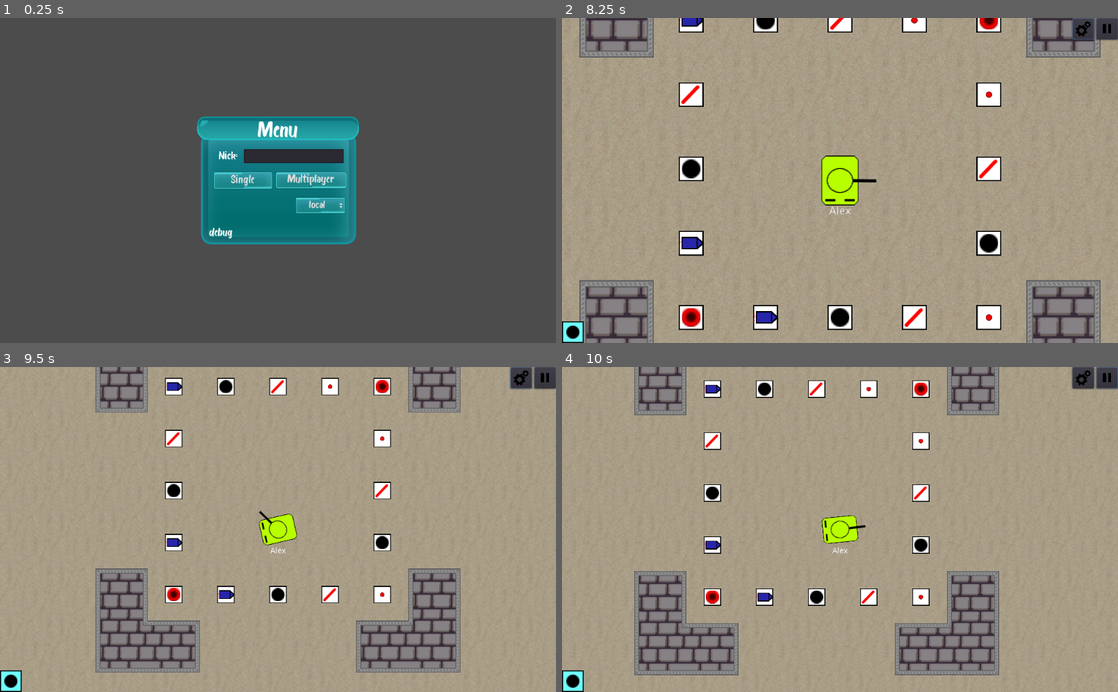
Above: before the commit, frames 1-4 (two rows, left to right).
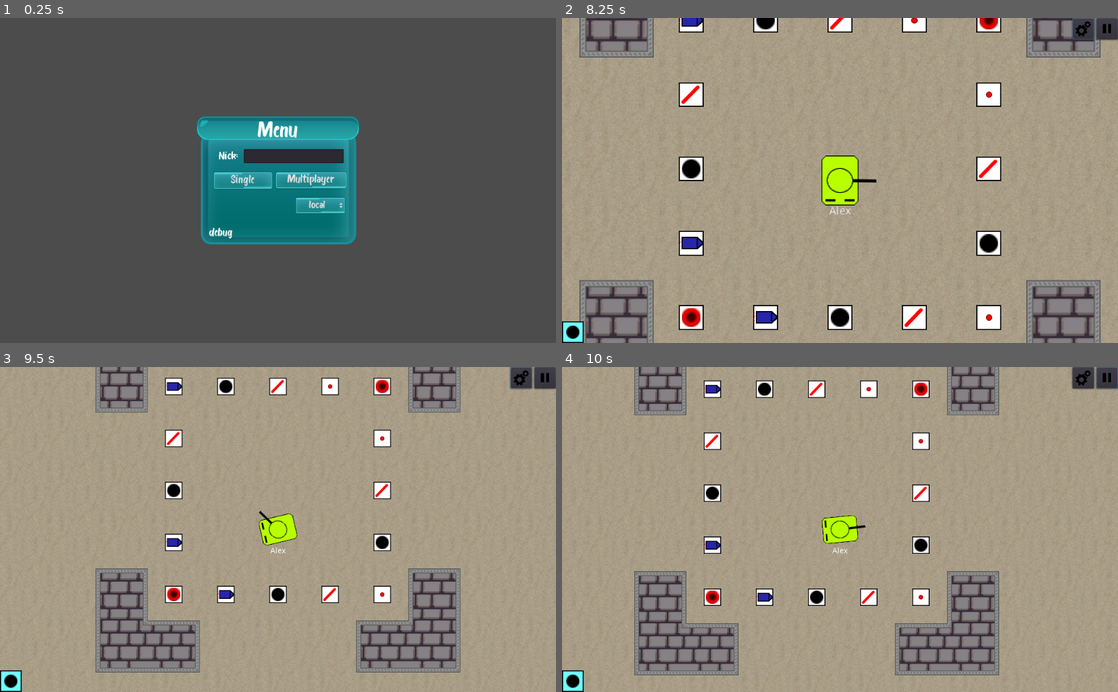
Above: after the commit, the same moments.

Repository: mm-102/godot_tanks
Game: Godot game, scene res://GameModeMaster.tscn
The game is run twice, just before and just after one commit, with the same random seed, the same clock (stepped at 60 frames per second) and the same inputs.
Inputs (mouse positions are in pixels of both pictures, inside the frame that each line leads up to):
- Up to frame 1 (0.25 s): no input
- Up to frame 2 (8.25 s): click (856, 154) at 0.52 s; type "Alex" at 0.6 s; click "Single" at 1.25 s; click (1084, 27) at 2 s; click (1106, 27) at 2.75 s; tap Enter at 3.5, 8 s; move the mouse to (962, 164) at 3.52 s; hold D (p_right) 3.53-4.28 s; hold Tab (Scoreboard) 3.53-4.28 s; move the mouse to (728, 196) at 4.27 s; hold S (p_backward) 4.28-5.03 s; click (728, 196) at 4.35 s; move the mouse to (895, 109) at 5.02 s; hold D (p_right) 5.03-5.78 s; tap Mouse wheel up (p_zoom_in) at 5.1, 8.1 s; move the mouse to (812, 245) at 5.77 s; hold W (p_forward) 5.78-6.53 s; tap Mouse wheel down (p_zoom_out) at 5.85 s; move the mouse to (1006, 229) at 6.52 s; hold Tab (Scoreboard) 6.53-7.28 s; hold A (p_left) 6.53-8.03 s; tap Space at 7.25 s; move the mouse to (673, 131) at 7.27 s; click (673, 131) at 7.35 s; move the mouse to (867, 180) at 8.02 s; hold S (p_backward) from 8.03 s (still down)
- Up to frame 3 (9.5 s): move the mouse to (194, 448) at 8.77 s; release S (p_backward) at 8.78 s; hold D (p_right) from 8.78 s (still down); tap Mouse wheel down (p_zoom_out) at 8.85 s
- Up to frame 4 (10 s): move the mouse to (962, 513) at 9.52 s; release D (p_right) at 9.53 s; hold W (p_forward) from 9.53 s (still down); hold Tab (Scoreboard) from 9.53 s (still down)

The runs differ from the first frame. In frame 1, less than 0.1% of the frame differs, in the area x 39-43%, y 41-44%; in frame 2, 0.5%; in frame 3, 0.6%, in the area x 18-94%, y 3-82%; in frame 4, 0.5%.

Commit message:
KillEvent improvement & bugfix  - KillEvent icon depends on used ammunition  - log "{Player} died" when someone disconnects
 - fix many minor bugs (see modified files, too much to explain)

Diff:
--- a/Multiplayer/Main.gd
+++ b/Multiplayer/Main.gd
@@ -56,13 +56,17 @@
 func update_bounce_bullet(bulletS_state, time):
 	game_n.update_bounce_bullet(bulletS_state, time)
 
-func player_destroyed(corpse_data, slayer_id, projectile_name):
-	var killer = get_node_or_null(Dir.PLAYERS + "/" + str(slayer_id))
-	var killed = get_node_or_null(Dir.PLAYERS + "/" + str(corpse_data.ID))
-	if killer != null and killed != null:
-		gui_events_n.on_kill_event(killer.nick, killed.nick, Ammunition.TYPES.BULLET)
-	game_n.player_destroyed(corpse_data, projectile_name)
-	gui_scoreboard_n.player_destroyed(corpse_data.ID, slayer_id)
+func player_destroyed(corpse_data, kill_event_data):
+	var killer = get_node_or_null(Dir.PLAYERS + "/" + kill_event_data.KillerID)
+	var killed = get_node_or_null(Dir.PLAYERS + "/" + kill_event_data.KilledID)
+	if killer != null and killed != null and !kill_event_data.KillerID.empty() and !kill_event_data.KilledID.empty():
+		gui_events_n.on_kill_event(killer.nick, killed.nick, kill_event_data.AT)
+	else:
+		killed = get_node_or_null(Dir.PLAYERS + "/" + str(corpse_data.ID))
+		if killed != null:
+			gui_events_n.on_kill_event("", killed.nick, NAN)
+	gui_scoreboard_n.player_destroyed(corpse_data.ID, kill_event_data.KillerID)
+	game_n.player_destroyed(corpse_data, kill_event_data.PName)
 
 func hide():
 	$Background.hide()
--- a/Player/Player_GUI/KillEvent.gd
+++ b/Player/Player_GUI/KillEvent.gd
@@ -6,6 +6,11 @@
 
 
 func _ready():
+	if killer.empty():
+		$Killer.text = killed
+		$Killed.text = "died"
+		$Icon.texture = null
+		return
 	$Killer.text = killer
 	$Killed.text = killed
 	$Icon.texture = Ammunition.get_box_texture(icon_type)
--- a/Player/Player_GUI/Scoreboard.gd
+++ b/Player/Player_GUI/Scoreboard.gd
@@ -27,7 +27,7 @@
 
 func player_destroyed(destroyed_id, slayer_id):
 	cross_player_nick(destroyed_id)
-	if destroyed_id != slayer_id:
+	if destroyed_id != int(slayer_id):
 		add_kill_point(slayer_id)
 
 func cross_player_nick(destroyed_id):
--- a/Player/Projectiles/LaserBeam.gd
+++ b/Player/Projectiles/LaserBeam.gd
@@ -21,7 +21,7 @@
 	player_path = player.get_path()
 
 func setup_multiplayer(bullet_data : Dictionary):
-	point = bullet_data.SP
+	point = bullet_data.P
 	point_rotation = bullet_data.R
 
 func _on_Tween_tween_all_completed():
--- a/Player/Projectiles/Projectile.gd
+++ b/Player/Projectiles/Projectile.gd
@@ -33,7 +33,7 @@
 
 func setup_multiplayer(bullet_data : Dictionary):
 	set_name(bullet_data.ID)
-	position = bullet_data.SP
+	position = bullet_data.P
 	set_linear_velocity(bullet_data.V)
 
 
--- a/Player/Tank/Tank.gd
+++ b/Player/Tank/Tank.gd
@@ -135,7 +135,7 @@
 		"TR": turret_node.global_rotation,
 	}
 	if is_multiplayer:
-		transfer_n.fetch_shoot(player_stance, ammo_slot)
+		transfer_n.fetch_shoot(player_stance, special_ammo[ammo_slot].type)
 
 	else:
 		var bullet_inst = Ammunition.get_tscn(special_ammo[ammo_slot].type).instance()
--- a/Singletons/Transfer.gd
+++ b/Singletons/Transfer.gd
@@ -86,10 +86,10 @@
 remote func recive_new_battle_time(left_sec):
 	main_n.battle_time(left_sec)
 
-remote func recive_player_destroyed(corpse_data, slayer_id, projectile_name):
+remote func recive_player_destroyed(corpse_data, kill_event_data):
 	if !get_tree().get_rpc_sender_id() == 1:
 		return
-	main_n.player_destroyed(corpse_data, slayer_id, projectile_name)
+	main_n.player_destroyed(corpse_data, kill_event_data)
 
 func fetch_stance(player_stance: Dictionary):
 	rpc_unreliable_id(1, "recive_stance", player_stance)
--- a/project.godot
+++ b/project.godot
@@ -186,6 +186,7 @@
 
 [rendering]
 
+2d/snapping/use_gpu_pixel_snap=true
 vram_compression/import_etc=true
 vram_compression/import_etc2=false
 environment/default_environment="res://default_env.tres"
